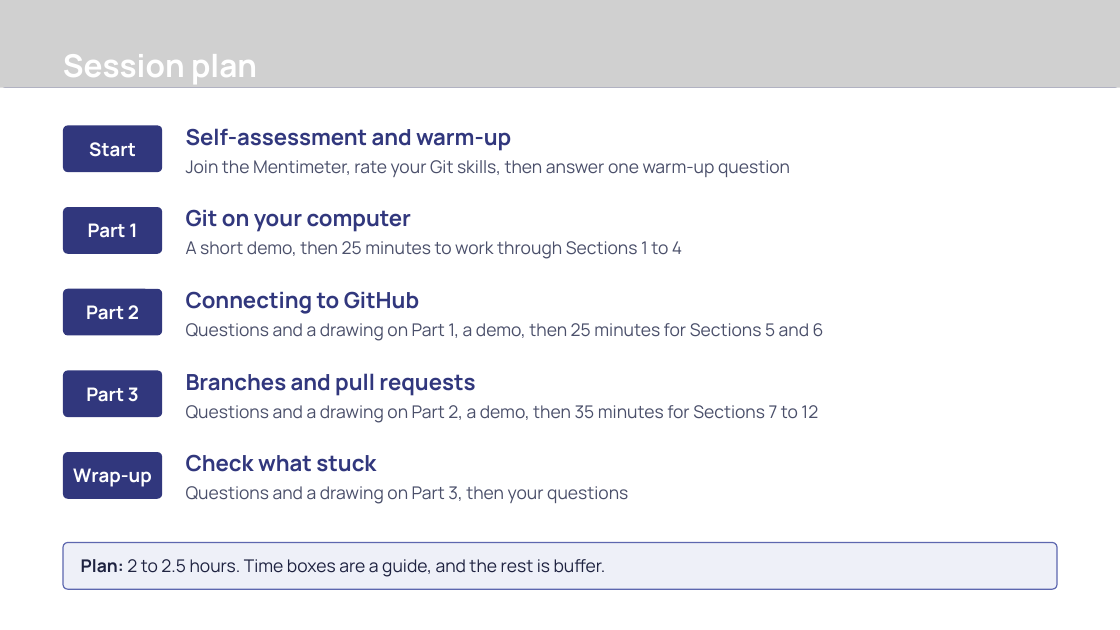
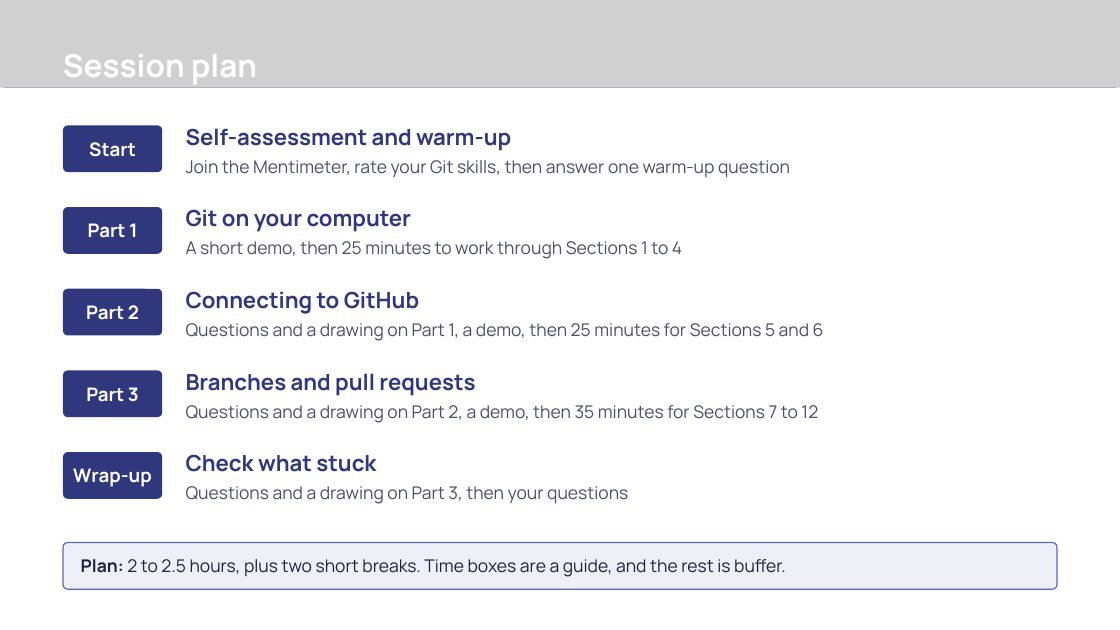
Before and after one commit to Revolution-Data-Platforms/Introduction-to-Git-Workshop, a slide deck: slide 2 of presentation/introduction-to-git-workshop.pptx. Drawn at 1120x630 pixels with LibreOffice and Linux fonts; fonts in the diff are those of the drawing; grey boxes stand for pictures; background and template pictures are left out. Boxes give left, top, right and bottom in pixels: in the first picture for what was removed or moved away, otherwise in the second. Text is boxed around its words. In the diff, an @@ line names an element or a change of style, - is before the commit and + after.

Commit message:
feat(workshop): add break slides after the Part 1 and Part 2 work blocks
Add two optional 5-minute break slides, update the plan slide, and renumber the guide, question pack and README. Correct the Conventional Commits slide reference in the guide.

```diff
--- a/presentation/introduction-to-git-workshop.pptx
+++ b/presentation/introduction-to-git-workshop.pptx
@@ text in rounded rectangle at (x1=81, y1=559, x2=786, y2=577): text changed @@
-Plan: 2 to 2.5 hours. Time boxes are a guide, and the rest is buffer.
+Plan: 2 to 2.5 hours, plus two short breaks. Time boxes are a guide, and the rest is buffer.
```
Also in this commit, not shown: 2 slides added, 4 other files.
